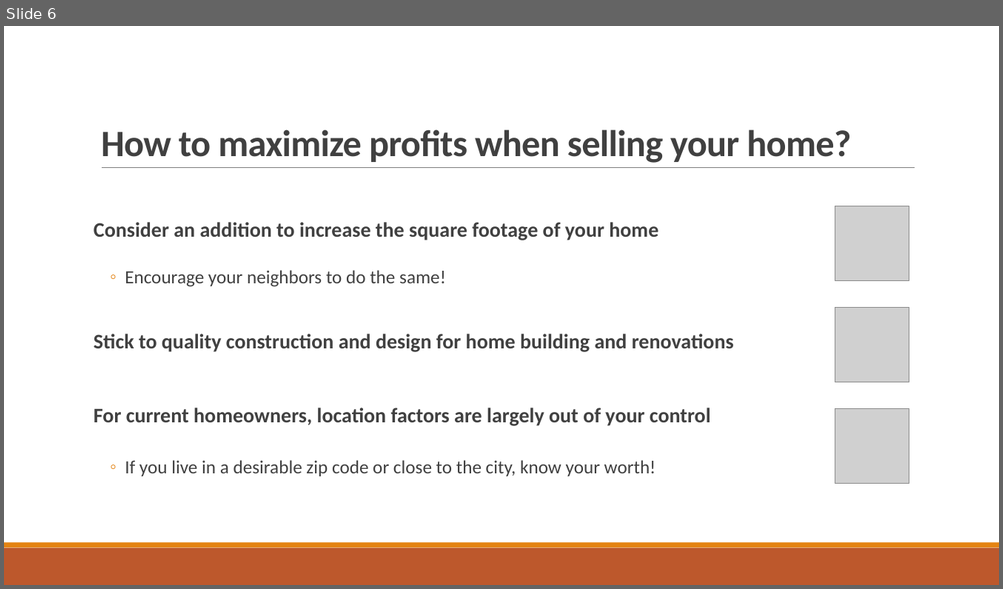
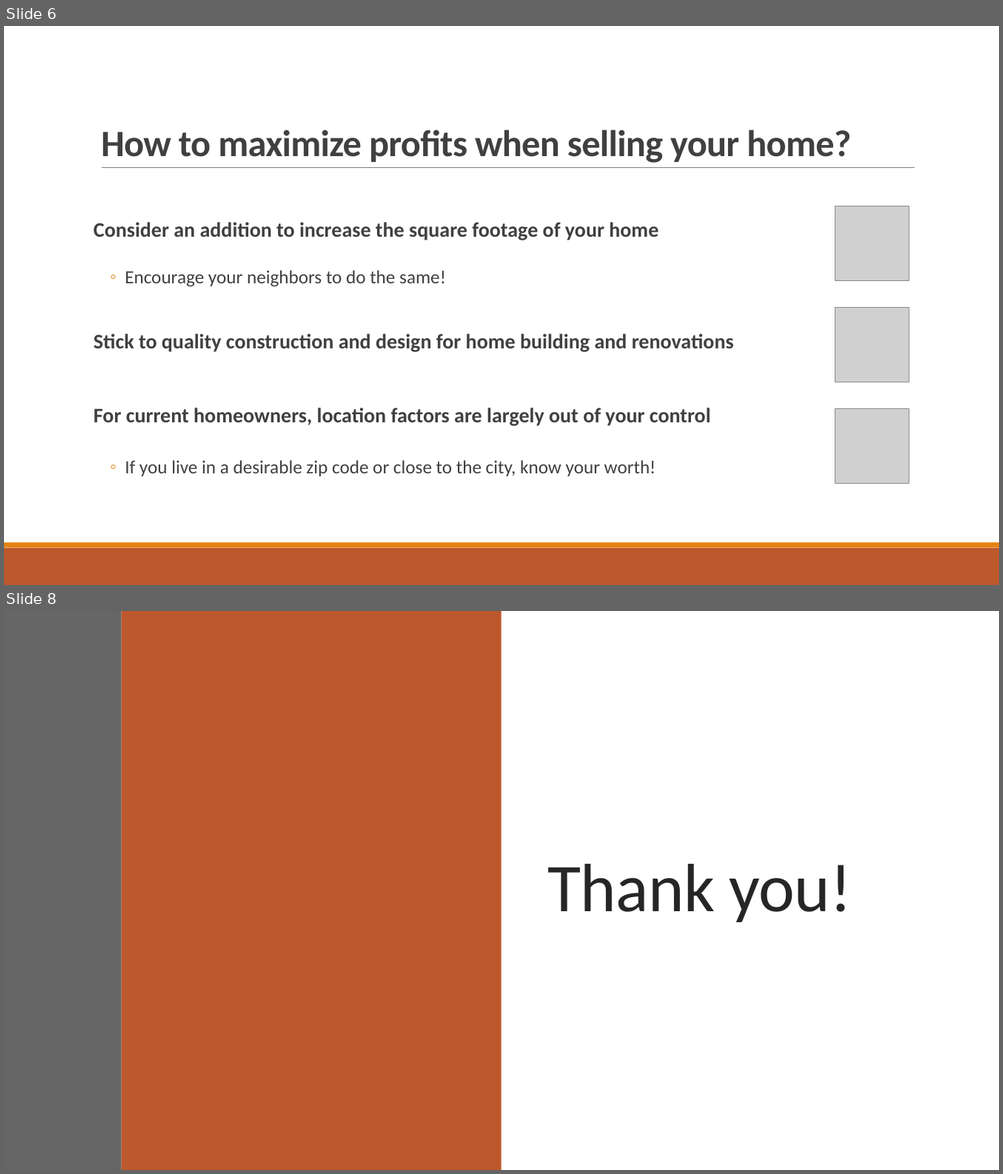
Before and after one commit to douglaspsteen/dsc-v2-mod1-final-project-online-ds-ft-100719, a slide deck: presentation.pptx. Shown one above the other, each under a label of ours: slide 6 before the commit, slides 6 and 8 after it; the slides between them are not shown. The pictures are 1003x589 and 1003x1174 pixels, drawn with LibreOffice and Linux fonts; fonts in the diff are those of the drawing; grey boxes stand for pictures. Boxes give left, top, right and bottom in pixels: in the first picture for what was removed or moved away, otherwise in the second. Text is boxed around its words. In the diff, an @@ line names an element or a change of style, - is before the commit and + after.

```diff
--- a/presentation.pptx
+++ b/presentation.pptx
@@ slide 8 added at [4, 611, 999, 1170], background #FFFFFF @@
@@ rectangle added at [4, 611, 999, 1170], fill #FFFFFF @@
@@ rectangle added at [4, 611, 121, 1170], fill #404040 at 80% opacity @@
@@ rectangle added at [121, 611, 501, 1170], fill #BD582C @@
@@ text added at [548, 864, 852, 923], 66 pt, text #262626 @@
+Thank you!
@@ rectangle added at [4, 1133, 999, 1170], fill #BD582C @@
@@ rectangle added at [4, 1128, 999, 1133], fill #E48312 @@
```
Also in this commit, not shown: 1 other slide added, 2 other files.
